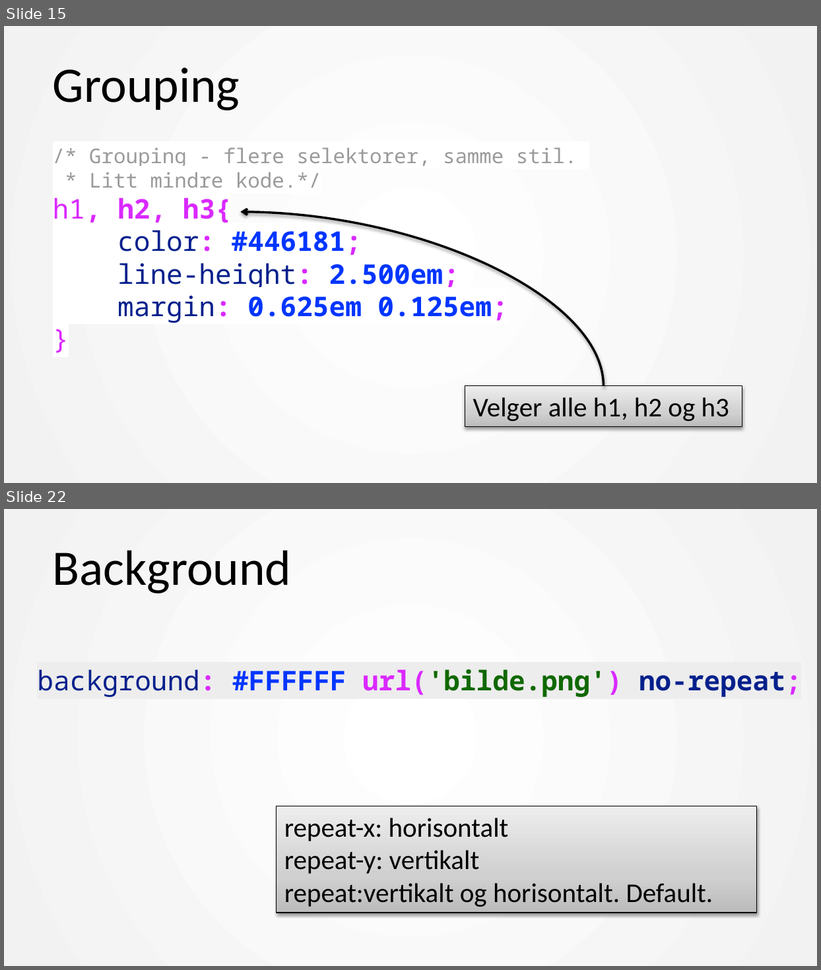
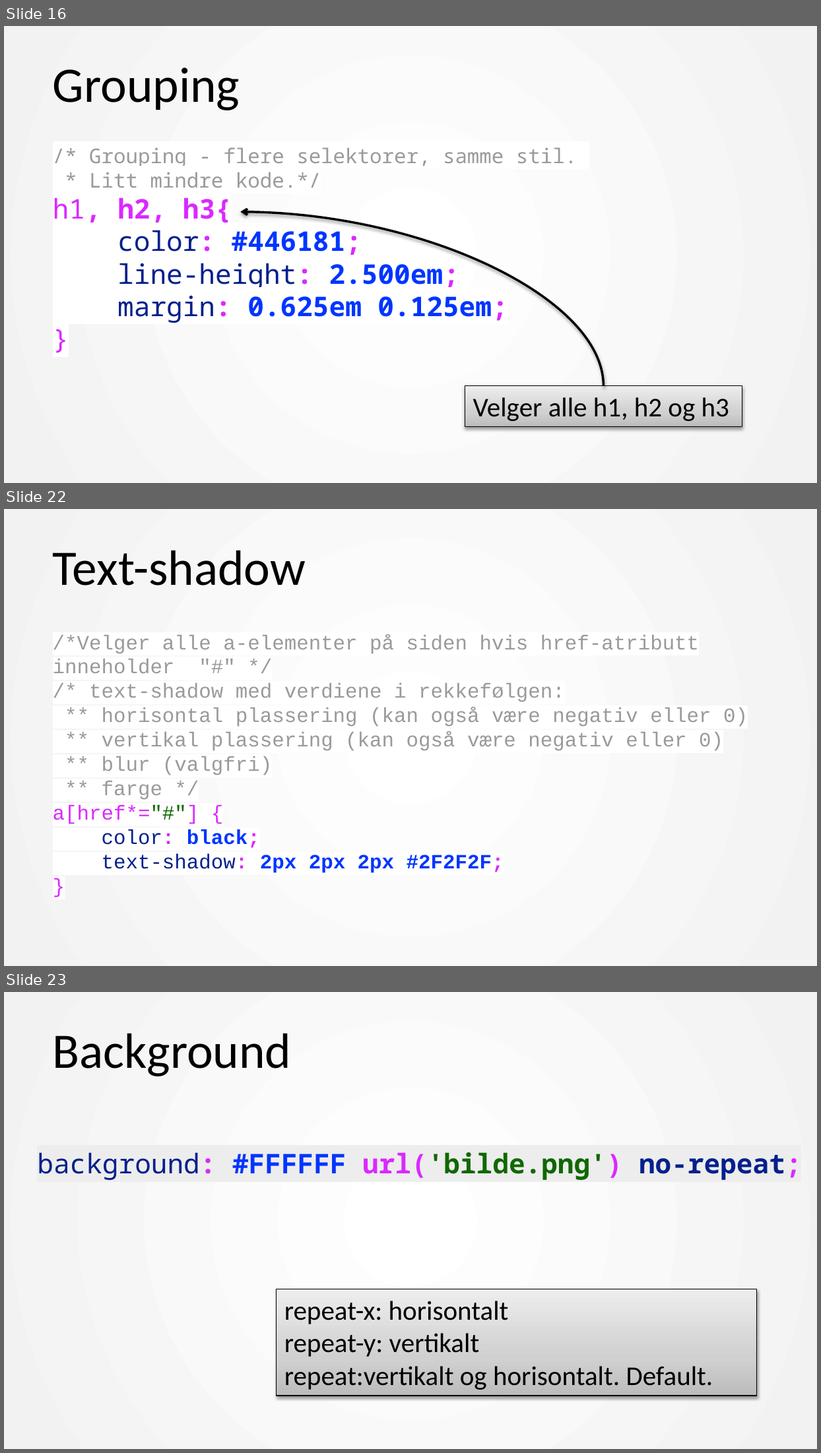
Before and after one commit to mesan/css-kurs, a slide deck: Foiler/1. CSS basic.pptx. Shown one above the other, each under a label of ours: slides 15 and 22 before the commit, slides 16, 22 and 23 after it; the slides between them are not shown. The pictures are 821x970 and 821x1453 pixels, drawn with LibreOffice and Linux fonts; fonts in the diff are those of the drawing. Boxes give left, top, right and bottom in pixels: in the first picture for what was removed or moved away, otherwise in the second. Text is boxed around its words. In the diff, an @@ line names an element or a change of style, - is before the commit and + after.

```diff
--- a/Foiler/1. CSS basic.pptx
+++ b/Foiler/1. CSS basic.pptx
@@ slide 22 added at (4, 509, 817, 966), background #FFFFFF; not listed: 1 template element that a slide beside it also shows @@
@@ title added at (53, 550, 306, 586), 44 pt, text #000000 @@
+Text-shadow
@@ text added at (53, 634, 748, 873), 18 pt, text #9A9A9A @@
+/*Velger alle a-elementer på siden hvis href-atributt inneholder "#" */
+/* text-shadow med verdiene i rekkefølgen:
+** horisontal plassering (kan også være negativ eller 0)
+** vertikal plassering (kan også være negativ eller 0)
+** blur (valgfri)
+** farge */
+a[href*="#"] {
+color: black;
+text-shadow: 2px 2px 2px #2F2F2F;
+}
@@ what was slide 15 is now slide 16 @@
@@ what was slide 22 is now slide 23 @@
```
Also in this commit, not shown: 14 slides changed, 6 other slides added, 5 slides removed, 7 other files.
